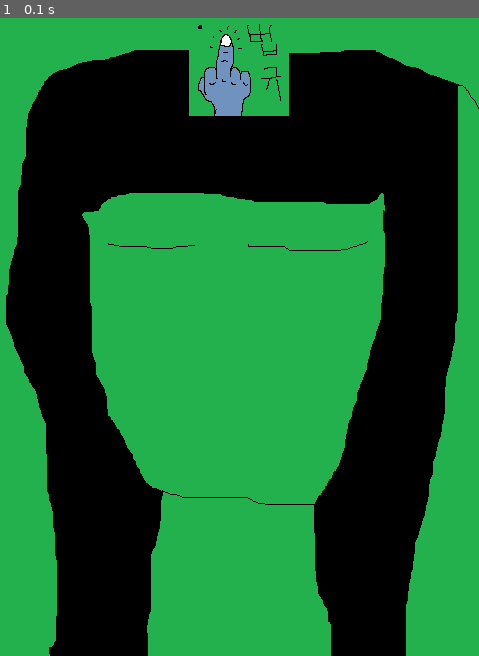
Above: before the commit, frame 1.
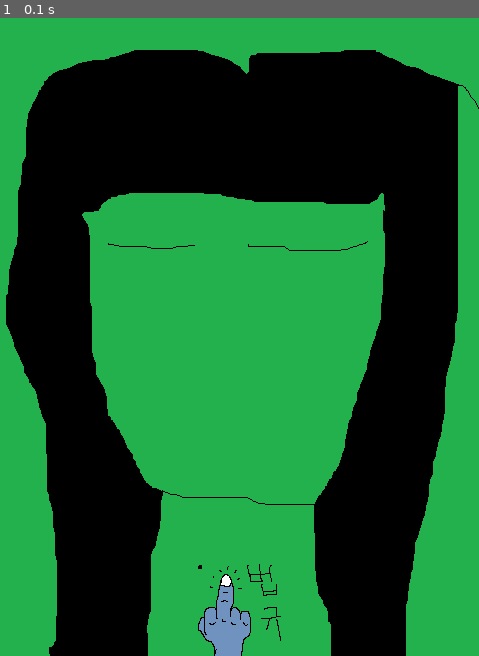
Above: after the commit, the same moment.

Repository: librabit/codeplay
Game: pygame game, started from pygame_original/03_mainSprite.py
Two runs of this game, one before a commit and one after it. Both use one fixed random seed, a clock stepped at 60 frames per second and the inputs below.
Inputs:
- Up to frame 1 (0.1 s): no input

The runs differ from the first frame. In frame 1, 2.9% of the frame differs, in the area x 39-61%, y 0-100%.

Commit message:
0415 저장까먹음

Diff:
--- a/pygame_original/03_mainSprite.py
+++ b/pygame_original/03_mainSprite.py
@@ -22,7 +22,7 @@
 character_width = character_size[0] #위에서 얻은 튜플의 1번째 값. 자동생성
 character_height = character_size[1] #위에서 얻은 튜플의 2번째 값. 자동생성.
 character_xPos = (screen_width / 2) - (character_width / 2) #화면 가로 정중앙
-character_yPos = 0 #화면 세로 맨아래
+character_yPos = screen_height - character_height #화면 세로 맨아래
 
 #이벤트 루프 - 종료까지 대기
 running = True #실행중인지 확인
